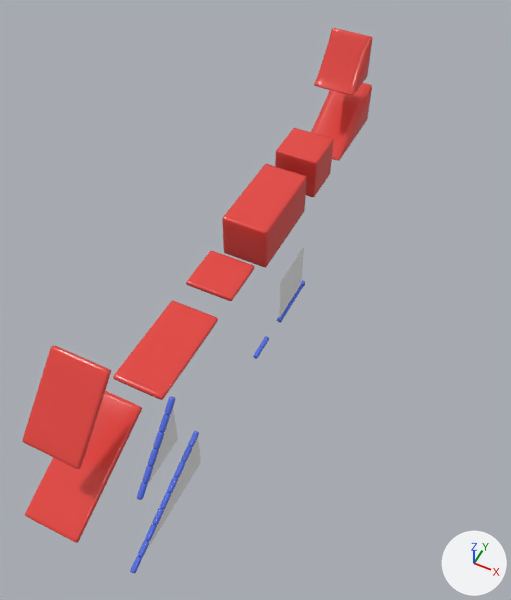
One commit to the FBX model Context1/Assets/Art Assets/2 Environments/Playground/Playground Prefabs.fbx: the scene before it, then after it.
One viewpoint serves both versions: a 50 mm camera at (9.8, -24.6, 20.0) aimed at (1.9, -8.8, 0.3). Arrows for +X, +Y and +Z are at lower right; the lights stay in place. Where no turn or scale is listed for an object, it has been applied to the vertices.

In view in the first picture: 'FenceNet', 'FenceNetEdge_2', 'FenceRimEdge_1', 'FenceRimEdge_2', 'ToyCube', 'ToyCubeLong', 'ToyPlatform', 'ToyPlatformLong', 'ToyPlatform_Diagonal', 'ToyPlatform_Diagonal2', 'ToyTriangle', 'ToyTriangle2'.
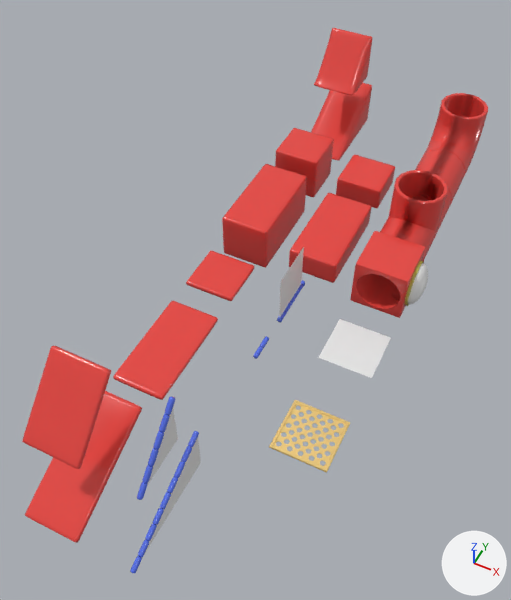
Commit message: Playground models update

Location of each change, (x1, y1, x2, y2) in pixels of the pictures (511 x 600 px):
'Tube_PeakWindow', added (red): after (350, 231, 428, 318)
    faces in mat_tubeback (red #e74640): (350, 231, 400, 309)
    faces in mat_tubefront (red #e74640): (375, 239, 425, 318)
    faces in mat_glass (white #e7e7e7): (408, 263, 428, 304)
    faces in mat_boxgoldrim (yellow #c1bb51): (404, 260, 424, 306)
'ToyCubeLong_Thin', added (red): after (289, 193, 372, 283)
'Tube_T', added (red): after (380, 170, 451, 261)
    faces in mat_tubefront (red #e74640): (400, 172, 451, 261)
    faces in mat_tubeback (red #e74640): (380, 170, 432, 238)
'Tube_Corner', added (red): after (423, 93, 488, 176)
    faces in mat_tubefront (red #e74640): (446, 95, 488, 176)
    faces in mat_tubeback (red #e74640): (423, 93, 471, 156)
'MetalGrate', added: after (269, 400, 350, 473)
'TrampolineNet', added: after (318, 319, 391, 378)
'ToyCube_Thin', added (red): after (336, 155, 395, 208)
'Tube_Straight', added (red): after (412, 150, 465, 203)
    faces in mat_tubefront (red #e74640): (434, 151, 465, 203)
    faces in mat_tubeback (red #e74640): (412, 150, 446, 201)

What changed in the scene script:
```text
Add ob_tube_corner:
    ob_tube_corner = bpy.data.objects.new('Tube_Corner', me_tube_corner)  # 544 vertices, 546 faces; spans x -1.0..1.0, y -1.0..2.0, z -1.0..2.0; in mat_tubeback (red #e74640), mat_tubefront (red #e74640)
    ob_tube_corner.location = (6.0, 2.0, 1.0)
Add ob_metalgrate:
    ob_metalgrate = bpy.data.objects.new('MetalGrate', me_metalgrate)  # 1420 vertices, 1675 faces; spans x -1.0..1.0, y -1.0..1.0, z -0.04..0.04; in mat_metalgrid (yellow #ffde8f)
    ob_metalgrate.location = (6.0, -13.0, 0.0)
Add ob_tube_peakwindow:
    ob_tube_peakwindow = bpy.data.objects.new('Tube_PeakWindow', me_tube_peakwindow)  # 671 vertices, 568 faces; spans x -1.0..1.48, y -1.0..1.0, z -1.0..1.0; in mat_tubeback (red #e74640), mat_tubefront (red #e74640), mat_boxgoldrim (yellow #c1bb51), mat_glass (white #e7e7e7)
    ob_tube_peakwindow.location = (6.0, -6.0, 1.0)
Add ob_toycubelong_thin:
    ob_toycubelong_thin = bpy.data.objects.new('ToyCubeLong_Thin', me_mesh_009_1)  # 218 vertices, 216 faces; spans x -1.0..1.0, y -2.0..2.0, z -0.5..0.5; in mat_toycube_red (red #e74640)
    ob_toycubelong_thin.location = (3.0, -4.0, 0.0)
Add ob_toycube_thin:
    ob_toycube_thin = bpy.data.objects.new('ToyCube_Thin', me_mesh_008_1)  # 218 vertices, 216 faces; spans x -1.0..1.0, y -1.0..1.0, z -0.5..0.5; in mat_toycube_red (red #e74640)
    ob_toycube_thin.location = (3.0, 0.0, 0.0)
Add ob_tube_straight:
    ob_tube_straight = bpy.data.objects.new('Tube_Straight', me_tube_straight)  # 128 vertices, 130 faces; spans x -1.0..1.0, y -1.0..1.0, z -1.0..1.0; in mat_tubeback (red #e74640), mat_tubefront (red #e74640)
    ob_tube_straight.location = (6.0, 0.0, 1.0)
Add ob_trampolinenet:
    ob_trampolinenet = bpy.data.objects.new('TrampolineNet', me_trampolinenet)  # 169 vertices, 144 faces; spans x -1.0..1.0, y -1.0..1.0, z 0.0; in mat_net (white #e7e7e7)
    ob_trampolinenet.location = (6.0, -9.0, 0.0)
Add ob_tube_t:
    ob_tube_t = bpy.data.objects.new('Tube_T', me_tube_t_002)  # 313 vertices, 297 faces; spans x -1.0..1.0, y -1.0..3.0, z -1.0..2.0; in mat_tubeback (red #e74640), mat_tubefront (red #e74640)
    ob_tube_t.location = (6.0, -4.0, 1.0)
```
